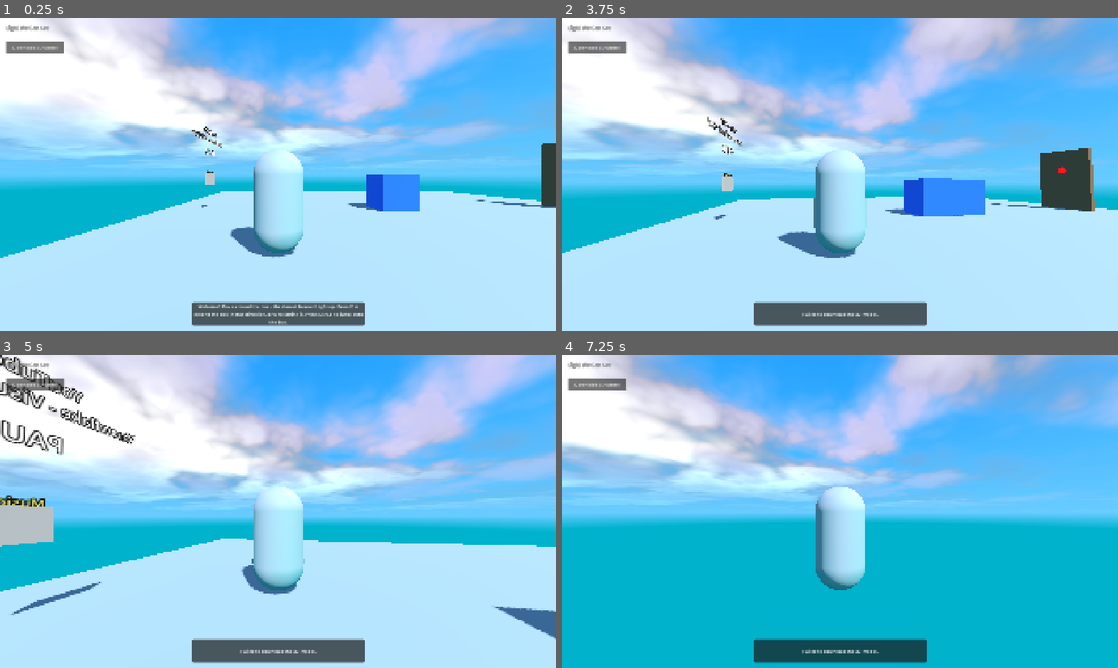
Above: before the commit, frames 1-4 (two rows, left to right).
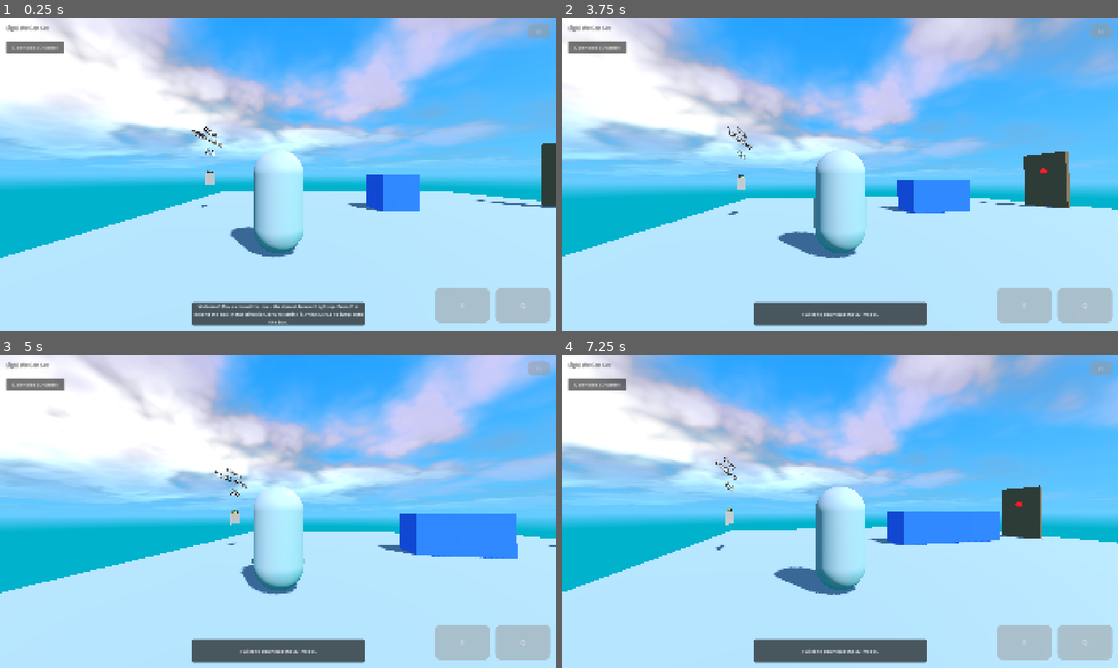
Above: after the commit, the same moments.

Repository: JacobSchantz/LightWeCanSee
Game: Godot game, scene res://scenes/tutorial_level.tscn
Two runs of this game, one before a commit and one after it. Both use one fixed random seed, a clock stepped at 60 frames per second and the inputs below.
Inputs (mouse positions are in pixels of both pictures, inside the frame that each line leads up to):
- Up to frame 1 (0.25 s): no input
- Up to frame 2 (3.75 s): click (1023, 305) at 0.5 s, where only the run after the commit has a clickable "E"; click (1084, 305) at 1.25 s, where only the run after the commit has a clickable "Q"; click (1101, 30) at 2 s, where only the run after the commit has a clickable "II"; click "Download 3D Model" at 2.75 s; move the mouse to (867, 174) at 3.52 s; hold Up (ui_up) from 3.53 s (still down); hold E (extend_box) from 3.53 s (still down); click (867, 174) at 3.67 s
- Up to frame 3 (5 s): keep holding Up (ui_up); tap F (interact) at 3.8, 4.35 s; move the mouse to (250, 511) at 4.27 s; release E (extend_box) at 4.28 s; click (250, 511) at 4.42 s; tap Q (shrink_box) at 4.55 s
- Up to frame 4 (7.25 s): keep holding Up (ui_up); move the mouse to (851, 505) at 5.02 s; hold Q (shrink_box) 5.03-5.78 s; click (851, 505) at 5.17 s; tap E (extend_box) at 5.3, 5.85 s; move the mouse to (834, 517) at 5.77 s; click (834, 517) at 5.92 s; tap F (interact) at 6.05, 6.6 s; move the mouse to (878, 514) at 6.52 s; hold Q (shrink_box) from 6.53 s (still down); click (878, 514) at 6.67 s

The runs differ from the first frame. In frame 1, 2.4% of the frame differs, in the area x 78-100%, y 2-98%; in frame 2, 5.6%; in frame 3, 10%; in frame 4, 42%, in the area x 0-100%, y 1-100%.

Commit message:
some changes

Diff:
--- a/scripts/mobile_controls.gd
+++ b/scripts/mobile_controls.gd
@@ -1,75 +1,161 @@
 extends CanvasLayer
 
 @onready var joystick = $Joystick
+@onready var joystick_bg = $Joystick/Background
+@onready var joystick_thumb = $Joystick/Thumb
 @onready var action_buttons = $ActionButtons
 @onready var pause_button = $PauseButton
 
 signal pause_pressed
 signal extend_box_pressed
 signal shrink_box_pressed
+signal jump_pressed
 
+# Joystick properties - based on industry standards
 var joystick_active = false
 var joystick_origin = Vector2()
 var joy_vector = Vector2()
 var joy_max_distance = 100
 
+# Deadzone for better control
+var deadzone = 0.2
+
+# Dynamic joystick positioning
+var use_dynamic_joystick = true
+var joystick_default_position = Vector2()
+
 func _ready():
-	# Completely hide all mobile controls on desktop platforms
-	if OS.has_feature("pc"):
-		# Make everything invisible
-		hide()
-		# Also hide all children to be extra sure
-		$ActionButtons.hide()
-		$Joystick.hide()
-		$PauseButton.hide()
+	# Always show mobile controls on all platforms now
 
+	# Save default joystick position for non-dynamic mode
+	joystick_default_position = joystick.position
+
+	# Reset joystick visual state
+	joystick_thumb.position = Vector2.ZERO
+
+	# Show all controls explicitly
+	show()
+	$ActionButtons.show()
+	$Joystick.show()
+	$PauseButton.show()
+
+	# Make sure joystick is visible
+	print("Mobile controls enabled on all platforms")
+
+	# If using dynamic joystick, hide until touched
+	if use_dynamic_joystick:
+		joystick.visible = false
+
+	# Connect button signals
 	$PauseButton.pressed.connect(func(): pause_pressed.emit())
 	$ActionButtons/ExtendButton.pressed.connect(func(): extend_box_pressed.emit())
 	$ActionButtons/ShrinkButton.pressed.connect(func(): shrink_box_pressed.emit())
 
+	# Add jump button if it exists
+	if $ActionButtons/JumpButton:
+		$ActionButtons/JumpButton.pressed.connect(func(): jump_pressed.emit())
+
 func _input(event):
-	if OS.has_feature("pc"):
+	# Only skip if paused - now process on all platforms
+	if get_tree().paused:
 		return
 
+	# Handle touch input for joystick
 	if event is InputEventScreenTouch:
-		if event.position.x < get_viewport().size.x / 2 and event.position.y > get_viewport().size.y / 2:
+		# Only process left half of screen for joystick
+		if event.position.x < get_viewport().size.x * 0.5:
 			if event.pressed:
+				# Start joystick control
 				joystick_active = true
-				joystick_origin = event.position
-				joystick.position = event.position
+
+				# Set joystick position - either dynamic or fixed
+				if use_dynamic_joystick:
+					# Place joystick at touch position
+					joystick_origin = event.position
+					joystick.position = joystick_origin
+				else:
+					# Use default position
+					joystick_origin = joystick_default_position
+
+				# Make sure joystick is visible
 				joystick.visible = true
+				# Reset thumb position
+				joystick_thumb.position = Vector2.ZERO
 			else:
+				# End joystick control
 				joystick_active = false
-				joystick.visible = false
 				joy_vector = Vector2.ZERO
-				# Release all movement keys when touch ends
-				Input.action_release("ui_up")
-				Input.action_release("ui_down")
-				Input.action_release("ui_left")
-				Input.action_release("ui_right")
 
-	elif event is InputEventScreenDrag and joystick_active:
-		var joy_delta = event.position - joystick_origin
-		joy_vector = joy_delta.normalized() * min(joy_delta.length(), joy_max_distance) / joy_max_distance
-		joystick.get_node("Thumb").position = joy_delta.limit_length(joy_max_distance)
+				# If using dynamic joystick, hide when not in use
+				if use_dynamic_joystick:
+					joystick.visible = false
+				else:
+					# Reset thumb to center position
+					joystick_thumb.position = Vector2.ZERO
+
+				# Release all movement inputs
+				release_all_movement()
+
+	# Handle drag input for joystick movement
+	elif event is InputEventScreenDrag:
+		if joystick_active:
+			# Calculate joystick movement vector
+			var joy_delta = event.position - joystick_origin
+
+			# Limit the drag distance to max joystick range
+			var limited_delta = joy_delta.limit_length(joy_max_distance)
+
+			# Update thumb position visually
+			joystick_thumb.position = limited_delta
+
+			# Calculate the normalized vector (0-1 range)
+			joy_vector = joy_delta / joy_max_distance
+
+			# Apply deadzone - helps with precision
+			if joy_vector.length() < deadzone:
+				joy_vector = Vector2.ZERO
+			else:
+				# Adjust for deadzone and normalize
+				joy_vector = joy_vector.normalized() * ((joy_vector.length() - deadzone) / (1 - deadzone))
 
 func get_joystick_vector():
 	return joy_vector
 
+# Helper function to release all movement inputs
+func release_all_movement():
+	Input.action_release("ui_up")
+	Input.action_release("ui_down")
+	Input.action_release("ui_left")
+	Input.action_release("ui_right")
+
+# Get a vector for direct use without going through input actions
+func get_raw_joystick_vector():
+	return joy_vector
+
+# COMPLETELY REDESIGNED joystick input processing
 func _process(_delta):
-	# Only process mobile controls on mobile platforms
-	if OS.has_feature("pc"):
+	# Now process controls on all platforms - only pause stops processing
+	if get_tree().paused:
 		return
 
-	if joystick_active:
-		# Simulate keyboard input based on joystick position
-		Input.action_press("ui_up") if joy_vector.y < -0.3 else Input.action_release("ui_up")
-		Input.action_press("ui_down") if joy_vector.y > 0.3 else Input.action_release("ui_down")
-		Input.action_press("ui_left") if joy_vector.x < -0.3 else Input.action_release("ui_left")
-		Input.action_press("ui_right") if joy_vector.x > 0.3 else Input.action_release("ui_right")
-	else:
-		# Ensure all movement keys are released when joystick is not active
-		Input.action_release("ui_up")
-		Input.action_release("ui_down")
-		Input.action_release("ui_left")
-		Input.action_release("ui_right")
+	# Always release all standard inputs first to prevent stuck controls
+	release_all_movement()
+
+	# Direct joystick vector is now our preferred approach
+	# The get_joystick_vector() function will return this directly to the player
+	# and the player script will use it directly rather than through Input actions
+
+	# However, we'll keep the Input actions as a fallback for compatibility
+	if joystick_active and joy_vector.length() > 0.05: # More sensitive threshold
+		# Using analog thresholds for smoother gradual movement
+		var threshold = 0.1 # Lower threshold for better responsiveness
+
+		# Map joystick to Input actions as a compatibility measure
+		if joy_vector.y < -threshold:
+			Input.action_press("ui_up", abs(joy_vector.y)) # Pass analog value
+		if joy_vector.y > threshold:
+			Input.action_press("ui_down", abs(joy_vector.y))
+		if joy_vector.x < -threshold:
+			Input.action_press("ui_left", abs(joy_vector.x))
+		if joy_vector.x > threshold:
+			Input.action_press("ui_right", abs(joy_vector.x))
--- a/scripts/player.gd
+++ b/scripts/player.gd
@@ -13,8 +13,17 @@
 var camera_angle = 0
 var min_pitch = -50.0  # Default min pitch for desktop
 var max_pitch = 70.0
-var mobile_min_pitch = -5.0  # Restricted pitch for mobile to prevent looking below floor
-var touch_rotation_speed = 0.02  # Reduced sensitivity for mobile touch rotation
+
+# SIMPLE MOBILE CAMERA AND CONTROLS
+# Static top-down camera position for reliability
+var mobile_settings = {
+	"camera_height": 8.0,     # Height above player
+	"camera_distance": 4.0,   # Distance behind player
+	"camera_tilt": 45.0,      # Angle in degrees (45 = halfway between horizontal and top-down)
+	"move_speed": 5.0,        # Player movement speed
+	"rotate_speed": 3.0,      # How fast player rotates to face movement direction
+	"joystick_deadzone": 0.1  # Ignore very small joystick movements
+}
 
 @onready var pivot = $CameraPivot
 @onready var camera = $CameraPivot/Camera3D
@@ -39,66 +48,137 @@
 	spawn_position = global_position
 
 	# Platform-specific setup
-	if OS.has_feature("pc"):
-		# Desktop controls setup
-		Input.mouse_mode = Input.MOUSE_MODE_CAPTURED
-		# Make sure mobile controls are hidden on desktop
-		if get_tree().get_root().has_node("MobileControls"):
-			get_tree().get_root().get_node("MobileControls").hide()
-	else:
+	# if OS.has_feature("pc"):
+	# 	# Desktop controls setup
+	# 	Input.mouse_mode = Input.MOUSE_MODE_CAPTURED
+	# 	# Make sure mobile controls are hidden on desktop
+	# 	if get_tree().get_root().has_node("MobileControls"):
+	# 		get_tree().get_root().get_node("MobileControls").hide()
+	# else:
 		# Mobile controls setup
-		Input.mouse_mode = Input.MOUSE_MODE_VISIBLE
-		# Initialize camera with a safer angle on mobile
-		camera_angle = deg_to_rad(10.0)  # Start with a slight downward angle
-		pivot.rotation.x = camera_angle
-
-		# Setup mobile controls if available
-		if get_tree().get_root().has_node("MobileControls"):
-			mobile_controls = get_tree().get_root().get_node("MobileControls")
-			mobile_controls.show() # Make sure mobile controls are visible
-			mobile_controls.extend_box_pressed.connect(func(): toggle_box_size())
-			mobile_controls.shrink_box_pressed.connect(func(): toggle_box_size())
-
+		# Input.mouse_mode = Input.MOUSE_MODE_VISIBLE
+
+		# Set up the new fixed camera system
+	setup_mobile_camera()
+
+	# Find mobile controls using multiple possible paths
+	mobile_controls = get_node_or_null("/root/MobileControls")
+	if mobile_controls == null:
+		# Try alternative paths
+		mobile_controls = get_node_or_null("/root/Main/MobileControls")
+		if mobile_controls == null:
+			mobile_controls = get_node_or_null("/root/GameScene/MobileControls")
+
+	# Setup mobile controls if found
+	if mobile_controls != null:
+		mobile_controls.show() # Make sure mobile controls are visible
+		mobile_controls.extend_box_pressed.connect(func(): toggle_box_size())
+		mobile_controls.shrink_box_pressed.connect(func(): toggle_box_size())
+		mobile_controls.jump_pressed.connect(func(): velocity.y = JUMP_VELOCITY if is_on_floor() else 0.0)
+		print("Mobile controls connected successfully!")
+	else:
+		print("WARNING: Mobile controls not found - movement may not work!")
+
+# Common physics processing for all platforms
 func _physics_process(delta):
 	# Don't process player movement when game is paused
 	if get_tree().paused:
 		return
 
-	# Check if player has fallen off the world
-	if global_position.y < FALL_THRESHOLD:
-		restart_level()
-		return
-
 	# Add the gravity
 	if not is_on_floor():
 		velocity.y -= ProjectSettings.get_setting("physics/3d/default_gravity") * delta
 
-	# Handle Jump - don't jump if near video wall (to allow video interaction)
+	# Handle Jump.
+	if Input.is_action_just_pressed("ui_accept") and is_on_floor():
+		velocity.y = JUMP_VELOCITY
+
+	# # Get the input direction and handle the movement/deceleration.
+	# if OS.has_feature("pc"):
+	# 	process_desktop_movement(delta)
+	# else:
+		# Mobile-specific updates - SIMPLIFIED
+	process_mobile_movement(delta) # Fixed version
+
+	# Detect if player fell off the level
+	if global_position.y < FALL_THRESHOLD:
+		global_position = spawn_position
+		velocity = Vector3.ZERO
+
+	# Check for box extension on desktop (mobile uses buttons instead)
+	if OS.has_feature("pc") and Input.is_action_just_pressed("extend_box"):
+		toggle_box_size()
+
+	# Apply movement
+	move_and_slide()
+
+# Desktop-specific movement processing
+func process_desktop_movement(delta):
+	# Handle Jump - don't jump if near video wall
 	if Input.is_action_just_pressed("ui_accept") and is_on_floor() and not near_video_wall:
 		velocity.y = JUMP_VELOCITY
 
-	# Get the input direction based on platform
-	var input_dir = Vector2.ZERO
-
-	# Platform-specific input handling
-	if OS.has_feature("pc"):
-		# Desktop controls - use keyboard
-		# Note: Reversing up/down to fix the flipped forward/backward movement
-		input_dir = Input.get_vector("ui_left", "ui_right", "ui_down", "ui_up")
-	else:
-		# Mobile controls - use joystick if available
-		if mobile_controls != null:
-			# Get joystick vector and reverse Y for consistent forward/backward
-			var joy_vec = mobile_controls.get_joystick_vector()
-			# Flip the Y axis to match our control scheme
-			input_dir = Vector2(joy_vec.x, -joy_vec.y)
-
+	# Get keyboard input
+	var input_dir = Input.get_vector("ui_left", "ui_right", "ui_down", "ui_up")
+
+	# Calculate and apply movement
+	apply_movement_from_input(input_dir)
+
+# EXTREMELY SIMPLE mobile movement system
+func process_mobile_movement(delta):
+	# Only process if we have mobile controls
+	if mobile_controls == null:
+		print("No mobile controls found!")
+		return
+
+	# Get joystick input - DIRECT approach
+	var joy_vec = mobile_controls.get_joystick_vector()
+
+	# Check if we have meaningful input (use a very small deadzone)
+	if joy_vec.length() > mobile_settings.joystick_deadzone:
+		# Flip Y axis so up on joystick moves character forward
+		joy_vec.y = -joy_vec.y
+
+		print("Joystick input: ", joy_vec) # Debug output
+
+		# Convert to world space direction (camera is fixed above and behind)
+		var move_dir = Vector3(joy_vec.x, 0, joy_vec.y).normalized()
+
+		# Calculate speed based on joystick intensity
+		var speed = mobile_settings.move_speed * joy_vec.length()
+
+		# Set velocity directly
+		velocity.x = move_dir.x * speed
+		velocity.z = move_dir.z * speed
+
+		# Visually rotate player to face movement direction
+		if move_dir.length() > 0.1:
+			var target_angle = atan2(-move_dir.x, -move_dir.z)
+
+			# Smoothly rotate toward movement direction
+			var angle_diff = target_angle - rotation.y
+
+			# Normalize the angle difference
+			while angle_diff > PI:
+				angle_diff -= 2 * PI
+			while angle_diff < -PI:
+				angle_diff += 2 * PI
+
+			# Apply smooth rotation
+			rotation.y += angle_diff * min(1.0, delta * mobile_settings.rotate_speed)
+	else:
+		# No input - slow down
+		velocity.x = move_toward(velocity.x, 0, mobile_settings.move_speed * delta * 5)
+		velocity.z = move_toward(velocity.z, 0, mobile_settings.move_speed * delta * 5)
+
+# REBUILT movement calculation used by both platforms
+func apply_movement_from_input(input_dir):
 	# Calculate movement direction relative to camera orientation
 	# This makes movement relative to where the player is looking
 	var forward = -transform.basis.z
 	var right = transform.basis.x
 
-	# Zero out the y component and normalize
+	# Zero out the y component to keep movement horizontal
 	forward.y = 0
 	right.y = 0
 	forward = forward.normalized()
@@ -107,12 +187,18 @@
 	# Calculate the movement direction vector
 	var move_direction = right * input_dir.x + forward * input_dir.y
 
-	if move_direction.length() > 0.1:
-		# Apply movement without changing rotation
-		velocity.x = move_direction.x * SPEED
-		velocity.z = move_direction.z * SPEED
-	else:
-		# Decelerate smoothly when no input
+	if move_direction.length() > 0.05: # More sensitive threshold
+		# Get input intensity for analog control (between 0-1)
+		var intensity = clamp(input_dir.length(), 0.0, 1.0)
+
+		# Apply movement with analog intensity
+		velocity.x = move_direction.x * SPEED * intensity
+		velocity.z = move_direction.z * SPEED * intensity
+
+		# Debug movement
+		#print("Moving: ", velocity)
+	else:
+		# Slow down to a stop
 		velocity.x = move_toward(velocity.x, 0, SPEED)
 		velocity.z = move_toward(velocity.z, 0, SPEED)
 
@@ -123,44 +209,54 @@
 		toggle_box_size()
 
 func _input(event):
+	# Don't process input when game is paused
 	if get_tree().paused:
 		return
 
+	# Route input to platform-specific handlers
 	if OS.has_feature("pc"):
-		if event is InputEventMouseMotion:
-			# Only process mouse movement when game is not paused
-			if not get_tree().paused:
-				# Horizontal camera rotation - rotate the player
-				rotation.y -= event.relative.x * mouse_sensitivity
-
-				# Vertical camera rotation - rotate the camera pivot
-				camera_angle -= event.relative.y * mouse_sensitivity
-				camera_angle = clamp(camera_angle, deg_to_rad(min_pitch), deg_to_rad(max_pitch))
-				pivot.rotation.x = camera_angle
-	else:
-		# Mobile camera rotation via touch
-		if event is InputEventScreenTouch:
-			if event.position.x > get_viewport().size.x / 2:
-				if event.pressed:
-					touch_camera_rotation = true
-					last_touch_pos = event.position
-				else:
-					touch_camera_rotation = false
-
-		elif event is InputEventScreenDrag and touch_camera_rotation:
-			var delta = event.position - last_touch_pos
-
-			# Horizontal camera rotation - rotate the player
-			rotation.y -= delta.x * touch_rotation_speed
-
-			# Vertical camera rotation - rotate the camera pivot
-			# FIXED: Changed -= to += to fix the inverted camera on mobile
-			camera_angle += delta.y * touch_rotation_speed
-			# Use the mobile-specific min_pitch to prevent looking below the floor
-			camera_angle = clamp(camera_angle, deg_to_rad(mobile_min_pitch), deg_to_rad(max_pitch))
-			pivot.rotation.x = camera_angle
-
-			last_touch_pos = event.position
+		process_desktop_input(event)
+	else:
+		process_mobile_input(event)
+
+# Handle desktop-specific input events
+func process_desktop_input(event):
+	if event is InputEventMouseMotion:
+		# Horizontal camera rotation - rotate the player
+		rotation.y -= event.relative.x * mouse_sensitivity
+
+		# Vertical camera rotation - rotate the camera pivot
+		camera_angle -= event.relative.y * mouse_sensitivity
+		camera_angle = clamp(camera_angle, deg_to_rad(min_pitch), deg_to_rad(max_pitch))
+		pivot.rotation.x = camera_angle
+
+# SUPER SIMPLE mobile input handling - basic touch controls
+func process_mobile_input(event):
+	# We're using a static camera for mobile, so no camera control needed
+	pass # All movement is now handled directly in process_mobile_movement
+
+# Set up a fixed camera position for mobile
+func setup_mobile_camera():
+	if not OS.has_feature("pc"):
+		# Position the camera pivot
+		pivot.position = Vector3(0, 1.5, 0) # Center at player's head level
+
+		# Calculate the camera's position
+		var height = mobile_settings.camera_height
+		var distance = mobile_settings.camera_distance
+		var angle = deg_to_rad(mobile_settings.camera_tilt)
+
+		# Place camera at fixed position
+		camera.position = Vector3(0, height, distance)
+
+		# Tilt camera down to look at player
+		camera.rotation.x = -angle
+
+		# Print confirmation
+		print("Mobile camera positioned at height: ", height, " distance: ", distance)
+
+# Simple fixed update for mobile camera (call this in _ready)
+# Function has been merged with the main _ready function above
 
 	# NOTE: Escape key handling is now done in the main script to properly show the pause menu
 
--- a/scripts/tutorial_level.gd
+++ b/scripts/tutorial_level.gd
@@ -351,8 +351,8 @@
 
 # Called when the resume button is pressed
 func _on_resume_button_pressed():
-	# No longer used for audio control - kept for compatibility
-	pass
+	# Call the parent method to properly resume the game
+	super._on_resume_button_pressed()
 
 # Handle status label updates
 func update_status_label():
Not shown, changed: export_presets.cfg
Not shown, changed: .gitignore
